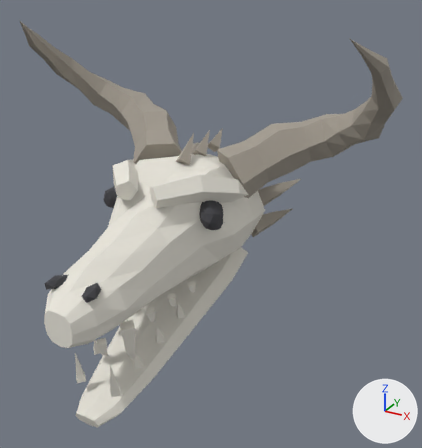
What one commit did to the glTF model dragon-lineage-decor/meshes-serie4/Dragon_Skull_v3.glb.
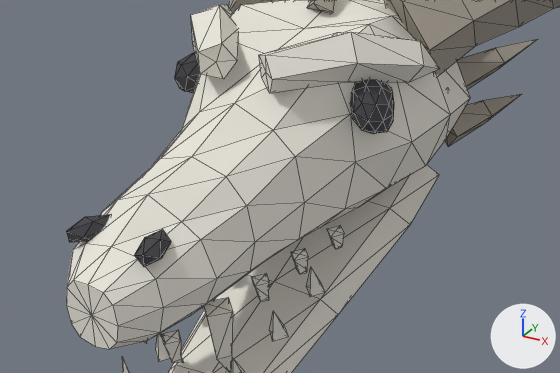
Each version appears first whole from a 50 mm camera at (9.02, -13.32, 11.58) aimed at (1.14, 1.01, 4.41), and next in a close-up on the part from 2% to 74% of the width and 35% to 81% of the height. Every picture has the same lights, and +X, +Y and +Z are marked at lower right. The older version's two pictures come first. The close-ups show mesh edges as thin lines. Vertices at exactly the same position are counted once.

In view in the first close-up: 'Bones', 'Horns', 'Sockets'.
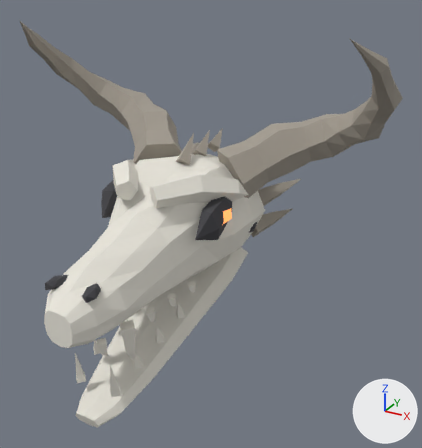
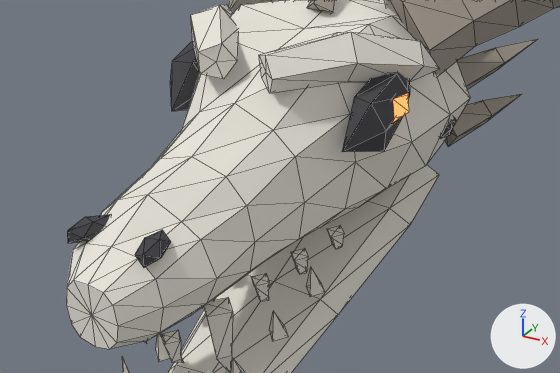
Changed parts and their boxes (x1, y1, x2, y2) in the close-ups (560 x 373 px; the box of a moved part takes in the faces that stretch with it):
'Sockets', reshaped: before (66, 52, 394, 267); after (67, 41, 456, 267)
'Eyes', added: after (392, 93, 409, 123)
part 1 of me_sockets, rebuilt: before (174, 52, 200, 93); after (170, 41, 200, 111)
part 2 of me_sockets, rebuilt (53% wider, 45% taller): before (350, 79, 394, 134); after (342, 72, 410, 152)
part 3 of me_sockets, moved or reshaped: before (66, 215, 171, 267); after (67, 215, 171, 267)
part 4 of me_sockets, added: after (440, 118, 456, 138)

The change, as a list of edits to the scene's bpy script:
```text
Add mat_dragon_skull_v3_eyes:
    mat_dragon_skull_v3_eyes = principled_material('Dragon_Skull_v3_Eyes')
    mat_dragon_skull_v3_eyes.base_color = (1.0, 0.329, 0.0941)  # orange #ff9b56
    mat_dragon_skull_v3_eyes.roughness = 0.9
    mat_dragon_skull_v3_eyes.emission_color = (1.0, 0.329, 0.0941)  # orange #ff9b56
    mat_dragon_skull_v3_eyes.emission_strength = 1.0
Change me_sockets:
    used by ob_sockets; location = (0.0, 0.0, 0.0)
    remove me_sockets.from_pydata(...)  # 132 vertices, 240 faces; spans x -2.08..2.08, y -4.23..2.68, z 4.03..5.58
    add me_sockets.from_pydata(...)  # 76 vertices, 128 faces; spans x -2.06..2.06, y -4.24..2.73, z 3.77..5.62
    me_sockets part 1: the loose piece of 42 vertices spanning x -1.96..-1.0, y -0.35..1.09, z 4.63..5.58 is rebuilt with 14 vertices and now spans x -2.06..-1.38, y -0.75..1.35, z 4.45..5.62
    me_sockets part 2: the loose piece of 42 vertices spanning x 1.02..1.96, y -0.37..1.04, z 4.63..5.58 is rebuilt with 14 vertices and now spans x 1.38..2.06, y -0.75..1.35, z 4.45..5.62
    me_sockets part 3
    12 vertices are removed from x -0.77..0.65, y -4.23..-3.57, z 4.21..4.44
    35 faces are deleted
    12 vertices are added at x -0.78..0.65, y -4.24..-3.58, z 4.2..4.44
    35 new faces join them
    me_sockets part 4
    12 vertices are added at x 1.67..2.05, y 2.07..2.73, z 3.78..4.22
    20 new faces join them
    other edits to the shape of me_sockets do not show in these pictures
Add me_eyes:
    me_eyes.from_pydata([(-1.86, -0.3, 4.8), (-1.96, 0.41, 4.87), (-1.72, 0.3, 5.08), (-2.2, 0.3, 5.08), (-1.96, 0.19, 5.3), (-1.88, 0.85, 5.4), (1.86, -0.3, 4.8), (1.96, 0.41, 4.87), (2.2, 0.3, 5.08), (1.72, 0.3, 5.08), (1.96, 0.19, 5.3), (1.88, 0.85, 5.4)], [], [(0, 1, 2), (0, 3, 1), (0, 4, 3), (0, 2, 4), (2, 1, 5), (1, 3, 5), (3, 4, 5), (4, 2, 5), (6, 7, 8), (6, 9, 7), (6, 10, 9), (6, 8, 10), (8, 7, 11), (7, 9, 11), (9, 10, 11), (10, 8, 11)])
    me_eyes.materials.append(mat_dragon_skull_v3_eyes)  # orange #ff9b56, glowing orange #ff9b56
Add ob_eyes:
    ob_eyes = bpy.data.objects.new('Eyes', me_eyes)
    ob_eyes.location = (0.0, 0.0, 0.0)
```
